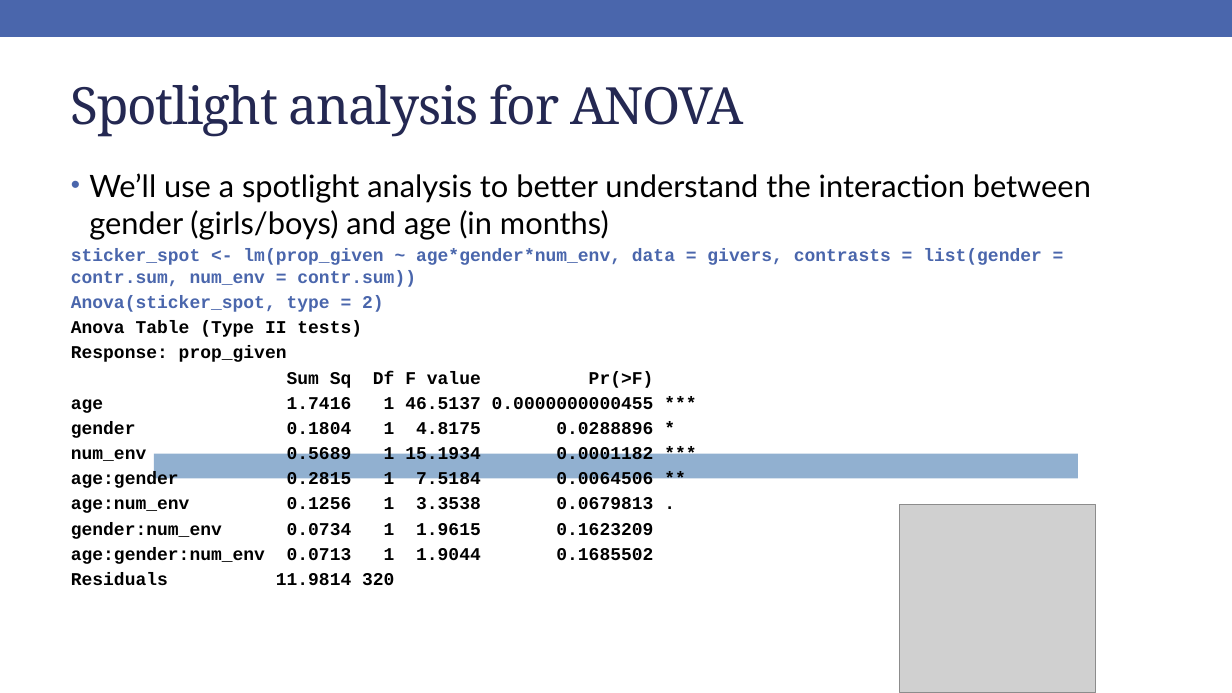
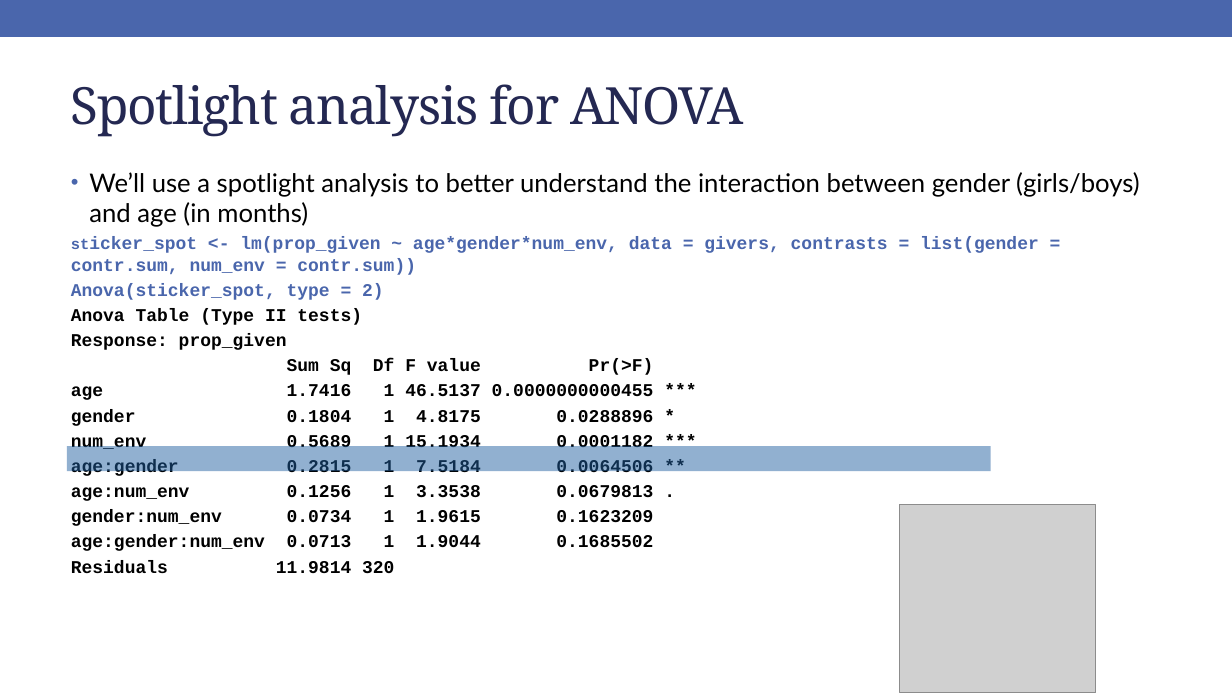
Before and after one commit to rebeccal/ohsu-math630, a slide deck: slide 52 of slides/16-twoway.pptx (slide 53 before the commit). Drawn at 1232x693 pixels with LibreOffice and Linux fonts; fonts in the diff are those of the drawing; grey boxes stand for pictures. Boxes give left, top, right and bottom in pixels: in the first picture for what was removed or moved away, otherwise in the second. Text is boxed around its words. In the diff, an @@ line names an element or a change of style, - is before the commit and + after.

```diff
--- a/slides/16-twoway.pptx
+++ b/slides/16-twoway.pptx
@@ text at <box>71,172,1140,275</box>: size 24 to 20 pt in "We’ll use a spotlight analysis to better ..."; size 14 to 12 pt in "sticker_spot" @@
@@ rectangle: place and size @@
-rectangle at <box>154,454,1079,479</box>
+rectangle at <box>67,446,991,471</box>
```
Also in this commit, not shown: 30 other slides changed, 1 slide removed, 19 other files.
